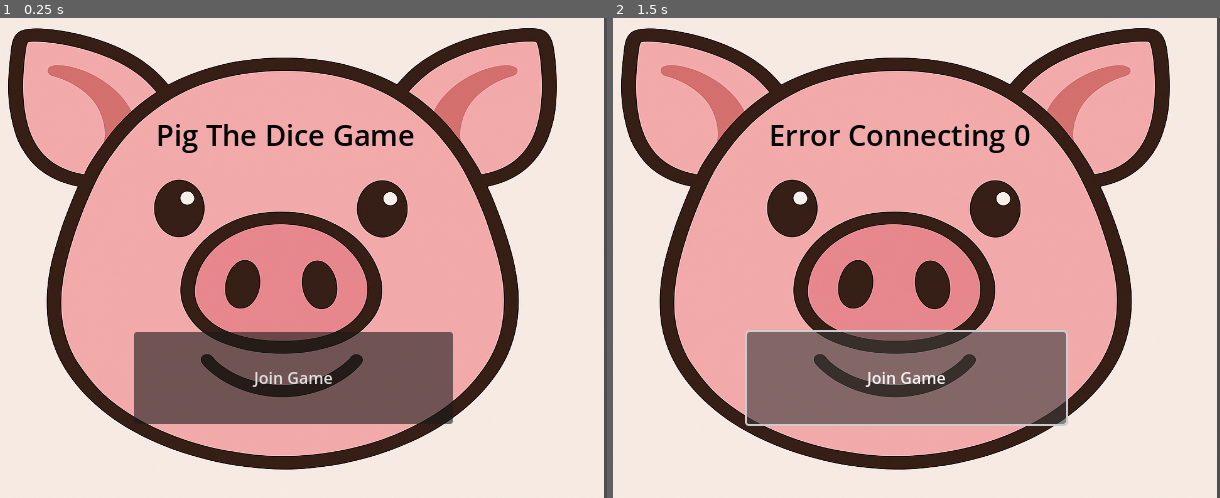
Above: before the commit, frames 1-2 (left to right).
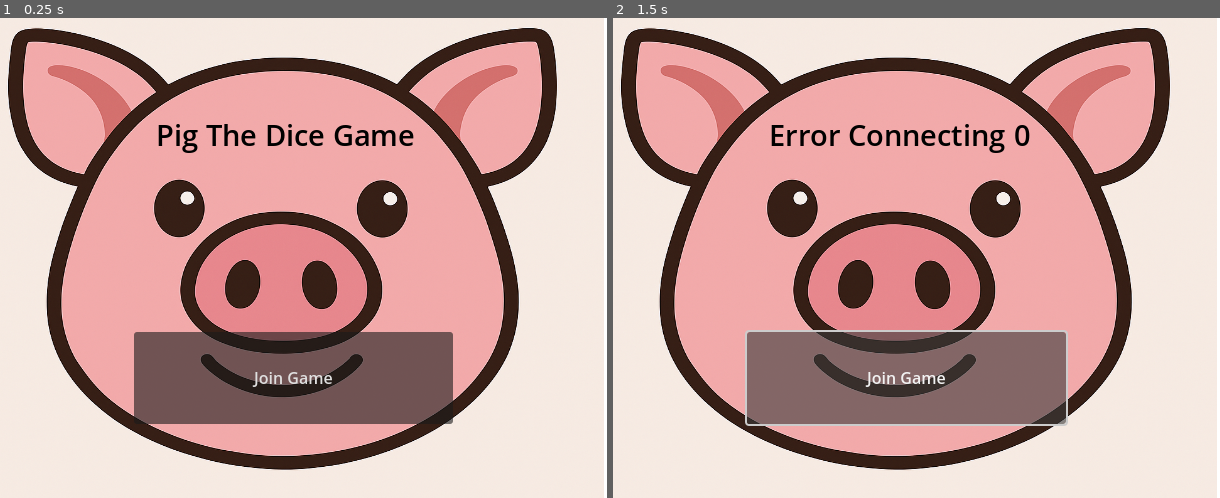
Above: after the commit, the same moments.

Repository: PeterHindes/pig-project
Game: Godot game, scene res://base.tscn
The game is run twice, just before and just after one commit, with the same random seed, the same clock (stepped at 60 frames per second) and the same inputs.
Inputs:
- Up to frame 1 (0.25 s): no input
- Up to frame 2 (1.5 s): click "Join Game" at 0.5 s

The runs differ from the first frame. In frame 1, 0.5% of the frame differs, in the area x 99-100%, y 0-100%; in frame 2, 0.5%.

Commit message:
use address

Diff:
--- a/pig-godot/base.gd
+++ b/pig-godot/base.gd
@@ -3,9 +3,11 @@
 @export var game : Node2D
 @export var mainMenu : Control
 
+const address = "172.20.10.13"
+
 func _on_join_game_pressed() -> void:
 	$HTTPRequest.request_completed.connect(_on_request_completed)
-	$HTTPRequest.request("http://localhost:7799/game",[],HTTPClient.METHOD_POST)
+	$HTTPRequest.request("http://%s:7799/game"%[address],[],HTTPClient.METHOD_POST)
 func _on_request_completed(result, response_code, headers, body):
 	if response_code == 200:
 		var json = JSON.parse_string(body.get_string_from_utf8())
--- a/pig-godot/game.gd
+++ b/pig-godot/game.gd
@@ -10,10 +10,12 @@
 
 @export var TextLabel : RichTextLabel
 
+const address = "172.20.10.13"
+
 func _on_roll_btn_pressed() -> void:
 	$HTTPRequest2.request_completed.disconnect(_on_request_completed_hold)
 	$HTTPRequest2.request_completed.connect(_on_request_completed_roll)
-	$HTTPRequest2.request("http://localhost:7799/game/%s/roll"%[game_uuid],[],HTTPClient.METHOD_POST)
+	$HTTPRequest2.request("http://%s:7799/game/%s/roll"%[address,game_uuid],[],HTTPClient.METHOD_POST)
 func _on_request_completed_roll(result, response_code, headers, body):
 	print(response_code)
 	var json = JSON.parse_string(body.get_string_from_utf8())
@@ -24,13 +26,13 @@
 func _on_hold_btn_pressed() -> void:
 	$HTTPRequest2.request_completed.disconnect(_on_request_completed_roll)
 	$HTTPRequest2.request_completed.connect(_on_request_completed_hold)
-	$HTTPRequest2.request("http://localhost:7799/game/%s/hold"%[game_uuid],[],HTTPClient.METHOD_POST)
+	$HTTPRequest2.request("http://%s:7799/game/%s/hold"%[address,game_uuid],[],HTTPClient.METHOD_POST)
 func _on_request_completed_hold(result, response_code, headers, body):
 	pass
 
 func _on_timer_timeout() -> void:
 	$HTTPRequest.request_completed.connect(_on_request_completed_label)
-	$HTTPRequest.request("http://localhost:7799/game/%s"%[game_uuid],[],HTTPClient.METHOD_GET)
+	$HTTPRequest.request("http://%s:7799/game/%s"%[address,game_uuid],[],HTTPClient.METHOD_GET)
 func _on_request_completed_label(result, response_code, headers, body):
 	print(response_code)
 	if response_code == 200:
--- a/pig-godot/project.godot
+++ b/pig-godot/project.godot
@@ -26,3 +26,4 @@
 
 renderer/rendering_method="gl_compatibility"
 renderer/rendering_method.mobile="gl_compatibility"
+environment/defaults/default_clear_color=Color(1, 1, 1, 1)
